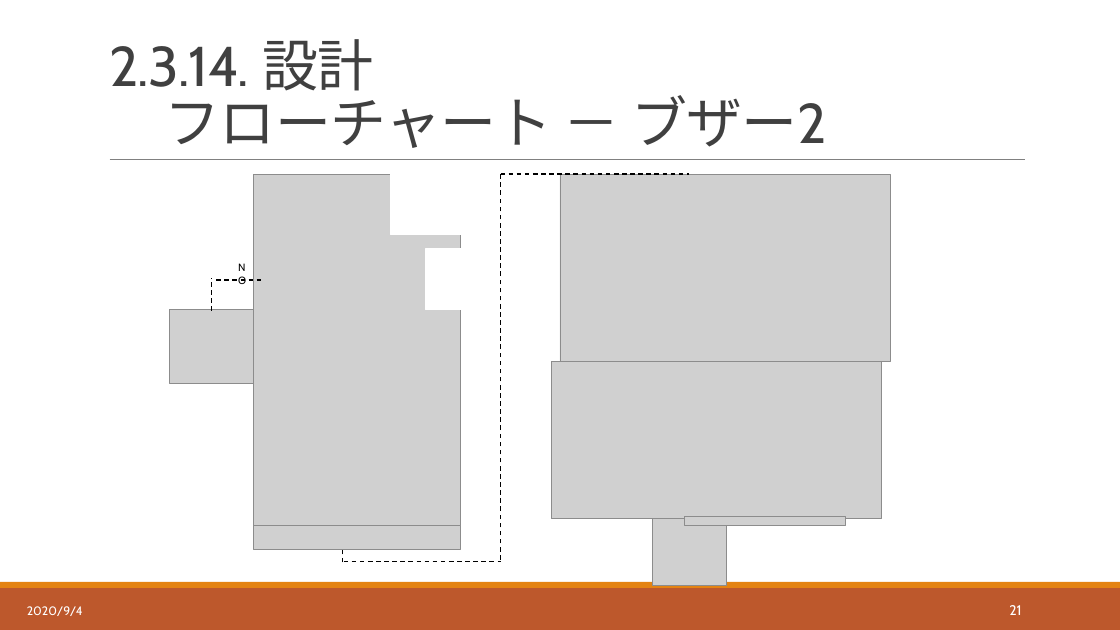
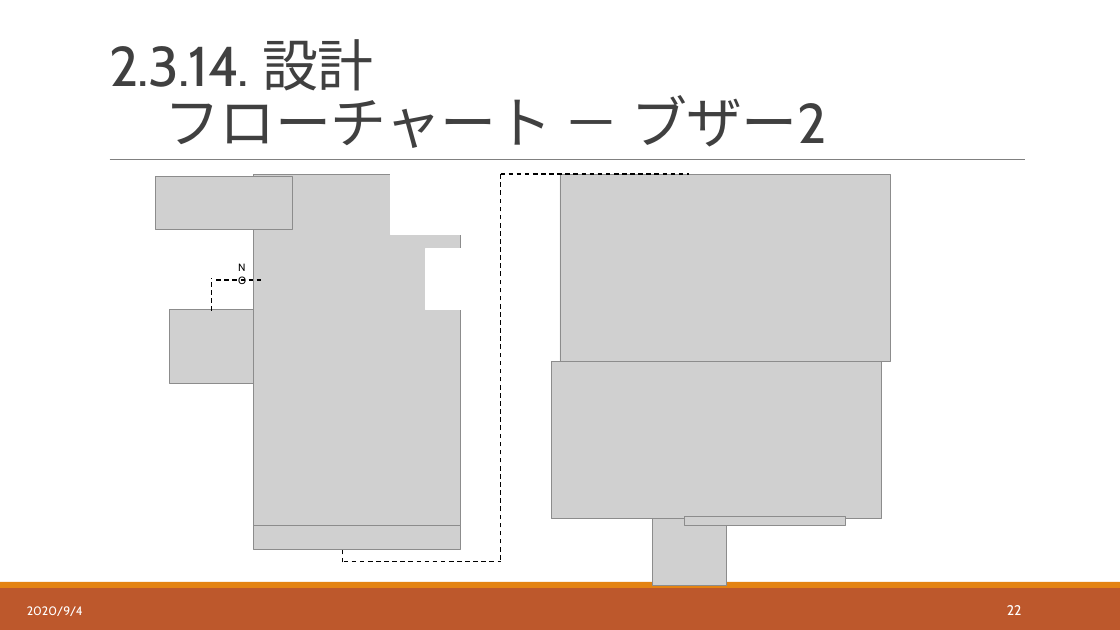
Before and after one commit to hakohumi/comp.train.whack-a-mole, a slide deck: slide 23 of 資料/設計書/発表資料/設計レビュー_発表資料.pptx (slide 22 before the commit). Drawn at 1120x630 pixels with LibreOffice and Linux fonts; fonts in the diff are those of the drawing; grey boxes stand for pictures. Boxes give left, top, right and bottom in pixels: in the first picture for what was removed or moved away, otherwise in the second. Text is boxed around its words. In the diff, an @@ line names an element or a change of style, - is before the commit and + after.

```diff
--- a/資料/設計書/発表資料/設計レビュー_発表資料.pptx
+++ b/資料/設計書/発表資料/設計レビュー_発表資料.pptx
@@ picture added at box(155, 176, 292, 229) @@
@@ page number at box(1007, 605, 1022, 615): text changed @@
-21
+22
```
Also in this commit, not shown: 4 other slides changed, 2 slides added.
